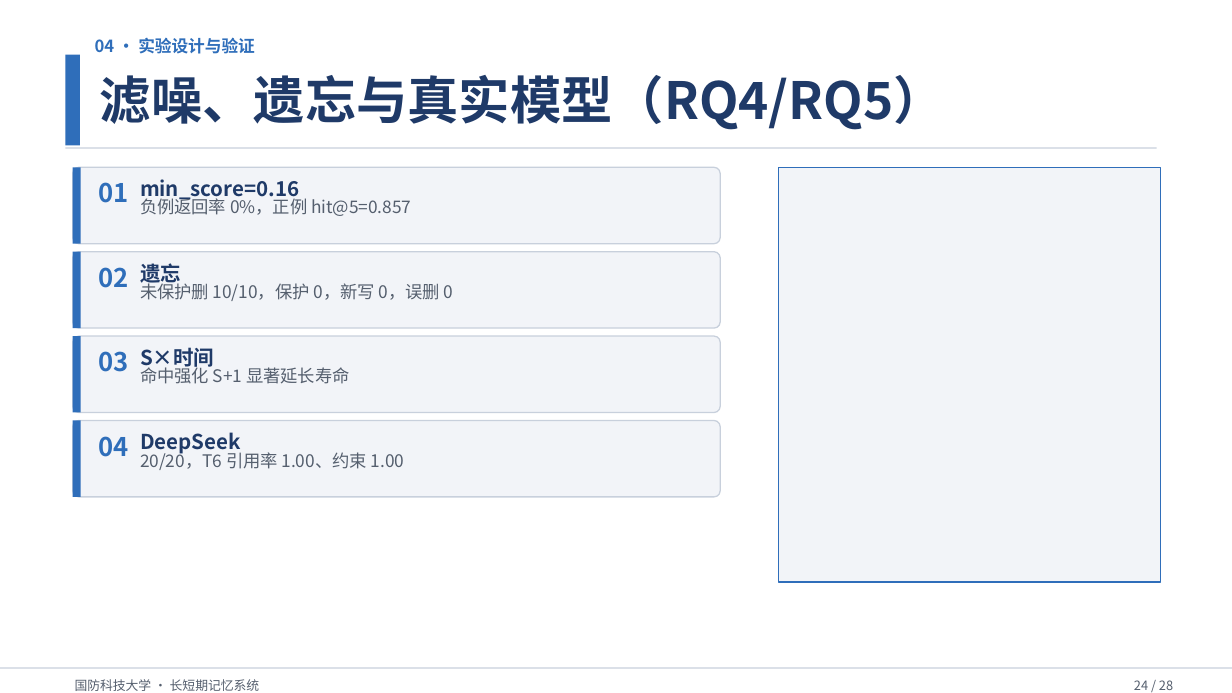
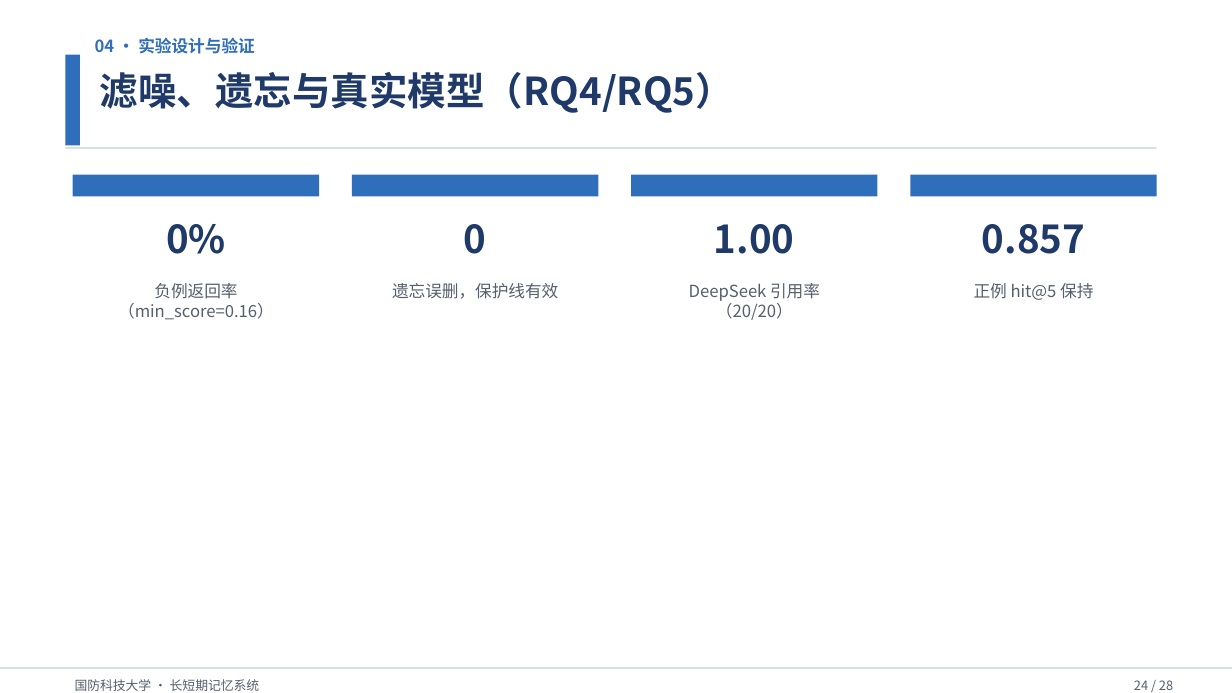
Before and after one commit to Outer-nebula-observer/yz-03, a slide deck: slide 24 of 汇报PPT/最终汇报成果.pptx. Drawn at 1232x693 pixels with LibreOffice and Linux fonts; fonts in the diff are those of the drawing. Boxes give left, top, right and bottom in pixels: in the first picture for what was removed or moved away, otherwise in the second. Text is boxed around its words. In the diff, an @@ line names an element or a change of style, - is before the commit and + after.

```diff
--- a/汇报PPT/最终汇报成果.pptx
+++ b/汇报PPT/最终汇报成果.pptx
@@ text "滤噪、遗忘与真实模型（RQ4/RQ5）" at box(100, 72, 734, 113): size 40 to 30 pt @@
@@ rounded rectangle removed at box(73, 167, 721, 244) @@
@@ rectangle removed at box(73, 167, 81, 244) @@
@@ rectangle added at box(73, 175, 320, 197), fill #2F6EBA @@
@@ rectangle added at box(352, 175, 599, 197), fill #2F6EBA @@
@@ rectangle added at box(631, 175, 878, 197), fill #2F6EBA @@
@@ rectangle removed at box(779, 167, 1161, 582) @@
@@ rectangle added at box(910, 175, 1157, 197), fill #2F6EBA @@
@@ text removed at box(98, 182, 128, 203) @@
-01
@@ text removed at box(140, 196, 411, 216) @@
-负例返回率 0%，正例 hit@5=0.857
@@ text added at box(166, 224, 226, 254), 30 pt, text #1F3A68, bold @@
+0%
@@ text added at box(464, 224, 487, 254), 30 pt, text #1F3A68, bold @@
+0
@@ text added at box(714, 224, 795, 254), 30 pt, text #1F3A68, bold @@
+1.00
@@ text added at box(982, 224, 1085, 254), 30 pt, text #1F3A68, bold @@
+0.857
@@ rounded rectangle removed at box(73, 251, 721, 328) @@
@@ rectangle removed at box(73, 251, 81, 328) @@
@@ text removed at box(98, 267, 128, 288) @@
-02
@@ text removed at box(140, 263, 181, 286) @@
-遗忘
@@ text at box(118, 283, 274, 320): text changed; size 16 to 13 pt; text colour #1F3A68 to #555F6E; bold off @@
-min_score=0.16
+负例返回率（min_score=0.16）
@@ text removed at box(140, 280, 454, 301) @@
-未保护删 10/10，保护 0，新写 0，误删 0
@@ text added at box(392, 283, 558, 299), 13 pt, text #555F6E @@
+遗忘误删，保护线有效
@@ text added at box(689, 283, 820, 320), 13 pt, text #555F6E @@
+DeepSeek 引用率（20/20）
@@ text added at box(974, 283, 1093, 300), 13 pt, text #555F6E @@
+正例 hit@5 保持
@@ rounded rectangle removed at box(73, 336, 721, 413) @@
@@ rectangle removed at box(73, 336, 81, 413) @@
@@ text removed at box(98, 351, 128, 372) @@
-03
@@ text removed at box(140, 347, 214, 371) @@
-S×时间
@@ text removed at box(140, 365, 350, 384) @@
-命中强化 S+1 显著延长寿命
@@ rounded rectangle removed at box(73, 421, 721, 497) @@
@@ rectangle removed at box(73, 421, 81, 497) @@
@@ text removed at box(98, 436, 128, 457) @@
-04
@@ text removed at box(140, 432, 240, 455) @@
-DeepSeek
@@ text removed at box(140, 449, 405, 470) @@
-20/20，T6 引用率 1.00、约束 1.00
```
Also in this commit, not shown: 11 other slides changed, 2 other files.
